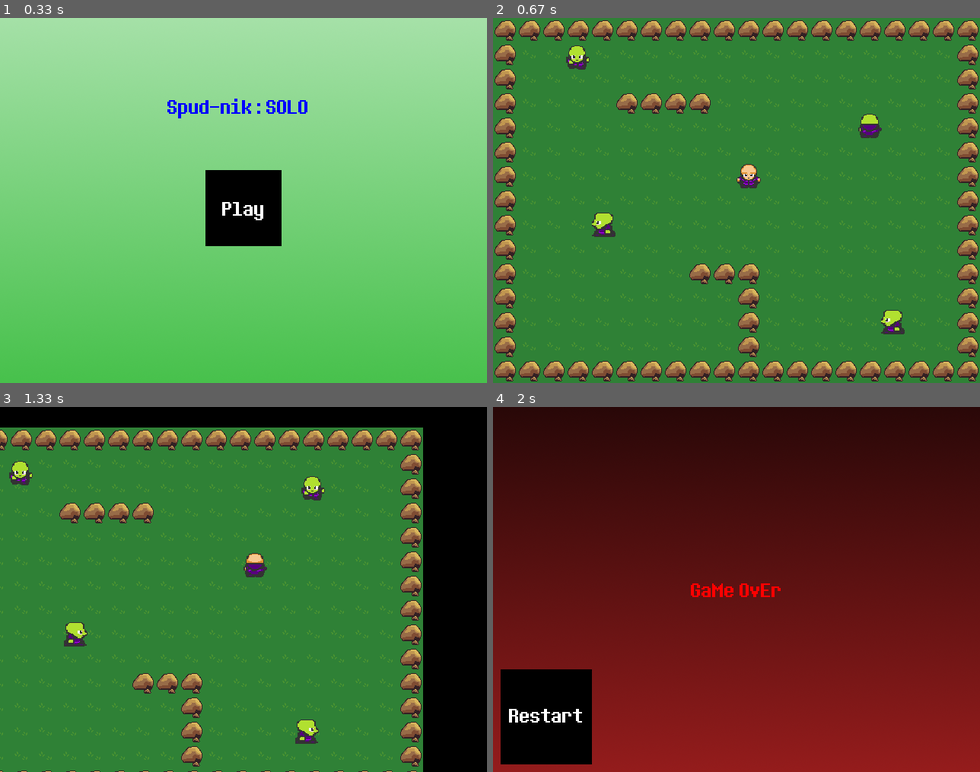
Above: before the commit, frames 1-4 (two rows, left to right).
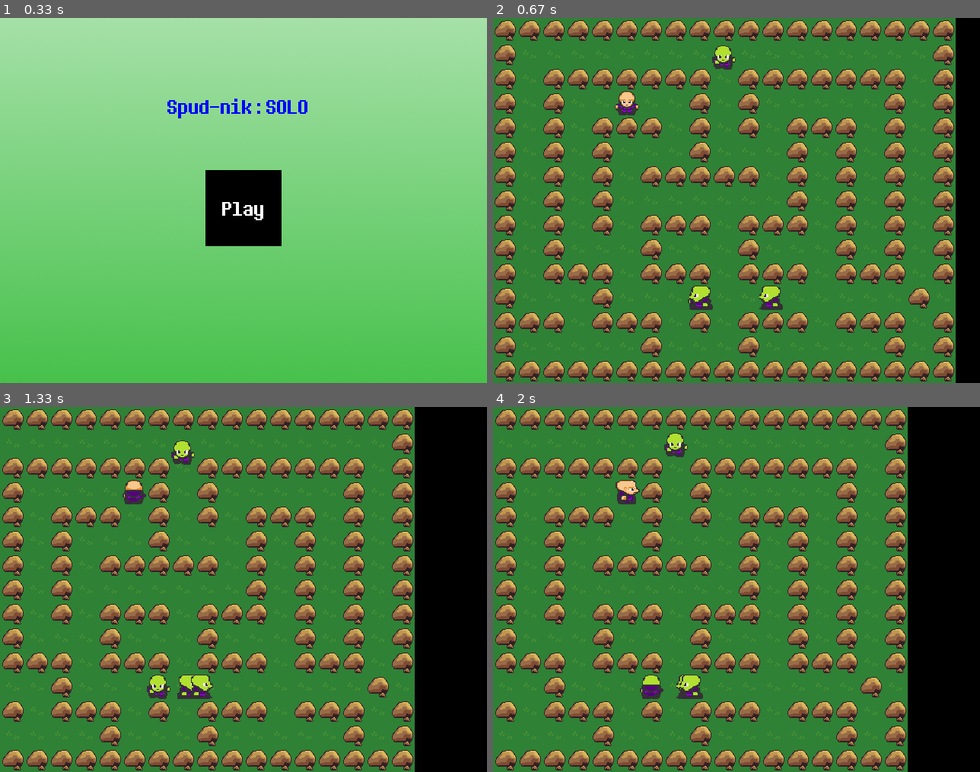
Above: after the commit, the same moments.

Repository: Jayanaka-98/py-game-RPG
Game: pygame game, started from main.py
Two runs of this game, one before a commit and one after it. Both use one fixed random seed, a clock stepped at 60 frames per second and the inputs below.
Inputs (mouse positions are in pixels of both pictures, inside the frame that each line leads up to):
- Up to frame 1 (0.33 s): no input
- Up to frame 2 (0.67 s): click (736, 207) at 0.38 s
- Up to frame 3 (1.33 s): hold Right 0.67-1.13 s; move the mouse to (224, 604) at 0.7 s; hold Up from 1.17 s (still down)
- Up to frame 4 (2 s): release Up at 1.47 s; hold Right 1.5-1.97 s

Frame 1 is identical in both runs. In frame 2, 25% of the frame differs, in the area x 5-100%, y 0-100%; in frame 3, 37%; in frame 4, 99%, in the area x 0-100%, y 0-100%.

Commit message:
Chat Gpt Generated Maps

Diff:
--- a/map.py
+++ b/map.py
@@ -1,4 +1,4 @@
-tilemap = [
+tilemap_2 = [
     'BBBBBBBBBBBBBBBBBBBB',
     'B..E...............B',
     'B..................B',
@@ -16,3 +16,39 @@
     'BBBBBBBBBBBBBBBBBBBB'
 
 ]
+
+tilemap_3 = [
+    'BBBBBBBBBBBBBBBBBBBB',
+    'B..........E.......B',
+    'B..................B',
+    'B.......BBBB.......B',
+    'B......E...........B',
+    'B..................B',
+    'B...E..............B',
+    'B..................B',
+    'B..BBBBB...........B',
+    'B.........E........B',
+    'B..................B',
+    'B............P.....B',
+    'B..................B',
+    'B.......E..........B',
+    'BBBBBBBBBBBBBBBBBBBB'
+]
+
+tilemap = [
+    'BBBBBBBBBBBBBBBBBBB',
+    'B........E........B',
+    'B.BBBBBBB.BBBBBBB.B',
+    'B.B..P..B.B.....B.B',
+    'B.B.BBB.B.B.BBB.B.B',
+    'B.B.B...B...B.B.B.B',
+    'B.B.B.BBBBB.B.B.B.B',
+    'B.B.B.......B.B.B.B',
+    'B.B.B.BBB.BBB.B.B.B',
+    'B.B...B...B...B.B.B',
+    'B.BBB.BBB.BBB.BBB.B',
+    'B...B...EEE......B.',
+    'BBB.BBB.B.BBB.BBB.B',
+    'B.....B...B.....B.B',
+    'BBBBBBBBBBBBBBBBBBB'
+]
